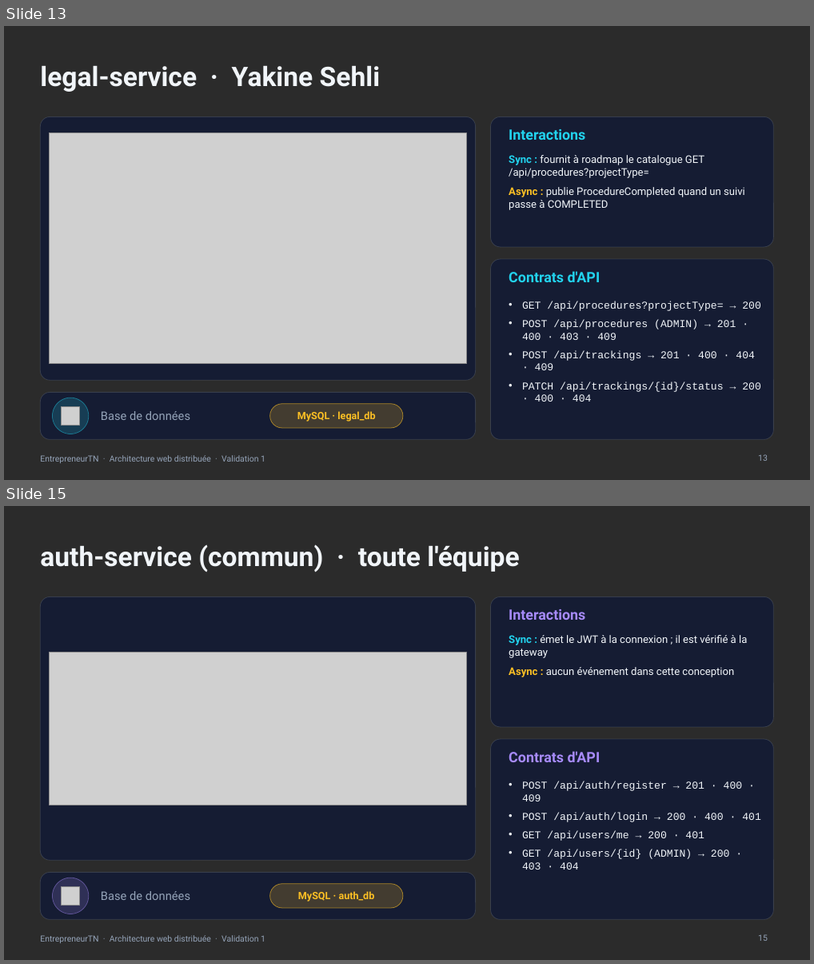
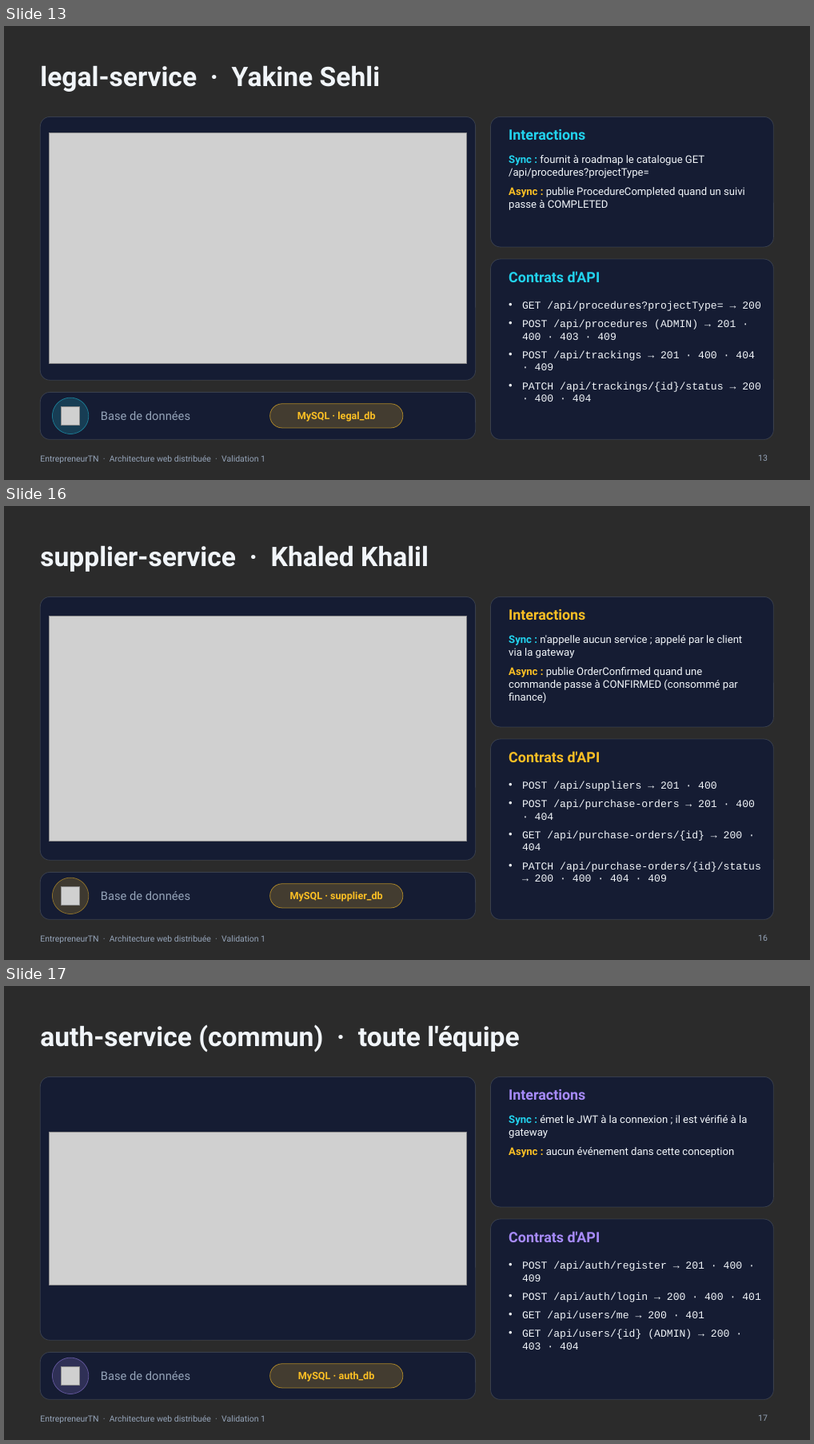
Before and after one commit to BadisBeji/EntrepreneurTN-4SSA10, a slide deck: Documentation/Presentation/Presentation_EntrepreneurTN.pptx. Shown one above the other, each under a label of ours: slides 13 and 15 before the commit, slides 13, 16 and 17 after it; the slides between them are not shown. The pictures are 814x964 and 814x1444 pixels, drawn with LibreOffice and Linux fonts; fonts in the diff are those of the drawing; grey boxes stand for pictures; background and template pictures are left out; a plain dark background stands for a picture behind light text. Boxes give left, top, right and bottom in pixels: in the first picture for what was removed or moved away, otherwise in the second. Text is boxed around its words. In the diff, an @@ line names an element or a change of style, - is before the commit and + after.

```diff
--- a/Documentation/Presentation/Presentation_EntrepreneurTN.pptx
+++ b/Documentation/Presentation/Presentation_EntrepreneurTN.pptx
@@ slide 16 added at bbox=[4, 506, 810, 960], background picture (left out); not listed: 1 template element that a slide beside it also shows @@
@@ title added at bbox=[40, 545, 429, 572], 32 pt, text #F1F5F9, bold @@
+supplier-service · Khaled Khalil
@@ rounded rectangle added at bbox=[40, 596, 476, 860], fill #141B34 at 92% opacity, outline #94A3B8 0.75 pt @@
@@ rounded rectangle added at bbox=[491, 596, 774, 727], fill #141B34 at 92% opacity, outline #94A3B8 0.75 pt @@
@@ picture added at bbox=[50, 616, 466, 841] @@
@@ text added at bbox=[509, 609, 586, 620], 17 pt, text #FBBF24, bold @@
+Interactions
@@ text added at bbox=[509, 635, 743, 703], 12.5 pt, text #F1F5F9 @@
+Sync : n'appelle aucun service ; appelé par le client via la gateway
+Async : publie OrderConfirmed quand une commande passe à CONFIRMED (consommé par finance)
@@ rounded rectangle added at bbox=[491, 739, 774, 919], fill #141B34 at 92% opacity, outline #94A3B8 0.75 pt @@
@@ text added at bbox=[509, 751, 601, 762], 17 pt, text #FBBF24, bold @@
+Contrats d'API
@@ text added at bbox=[522, 780, 762, 881], 12.5 pt, text #F1F5F9 @@
+• POST /api/suppliers → 201 · 400
+• POST /api/purchase-orders → 201 · 400 · 404
+• GET /api/purchase-orders/{id} → 200 · 404
+• PATCH /api/purchase-orders/{id}/status → 200 · 400 · 404 · 409
@@ rounded rectangle added at bbox=[40, 872, 476, 919], fill #141B34 at 92% opacity, outline #94A3B8 0.75 pt @@
@@ ellipse added at bbox=[52, 877, 89, 914], fill #FBBF24 at 18% opacity, outline #FBBF24 0.75 pt @@
@@ picture added at bbox=[62, 887, 80, 904] @@
@@ rounded rectangle added at bbox=[270, 884, 403, 908], fill #FBBF24 at 20% opacity, outline #FBBF24 0.75 pt, 12 pt, text #FBBF24, bold @@
+MySQL · supplier_db
@@ text added at bbox=[101, 891, 190, 900], 14 pt, text #94A3B8 @@
+Base de données
@@ page number added at bbox=[758, 934, 768, 940], 10 pt, text #94A3B8 @@
+16
@@ what was slide 15 is now slide 17 @@
@@ page number at bbox=[758, 1414, 768, 1420]: text changed @@
-15
+17
```
Also in this commit, not shown: 10 slides changed, 1 other slide added, 17 other files.
